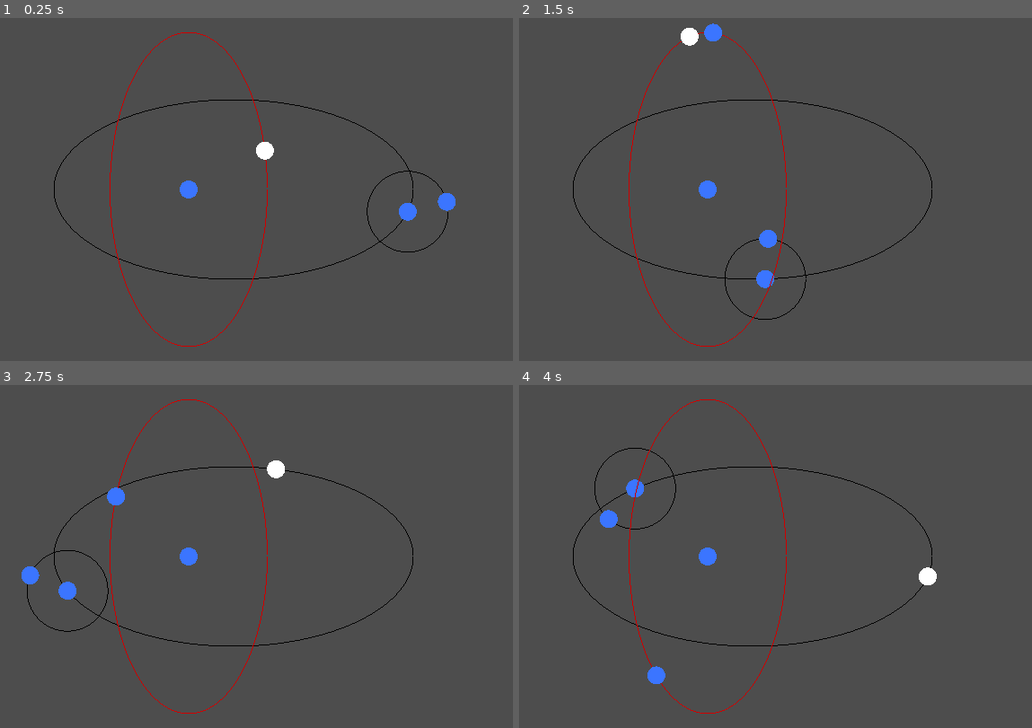
Above: before the commit, frames 1-4 (two rows, left to right).
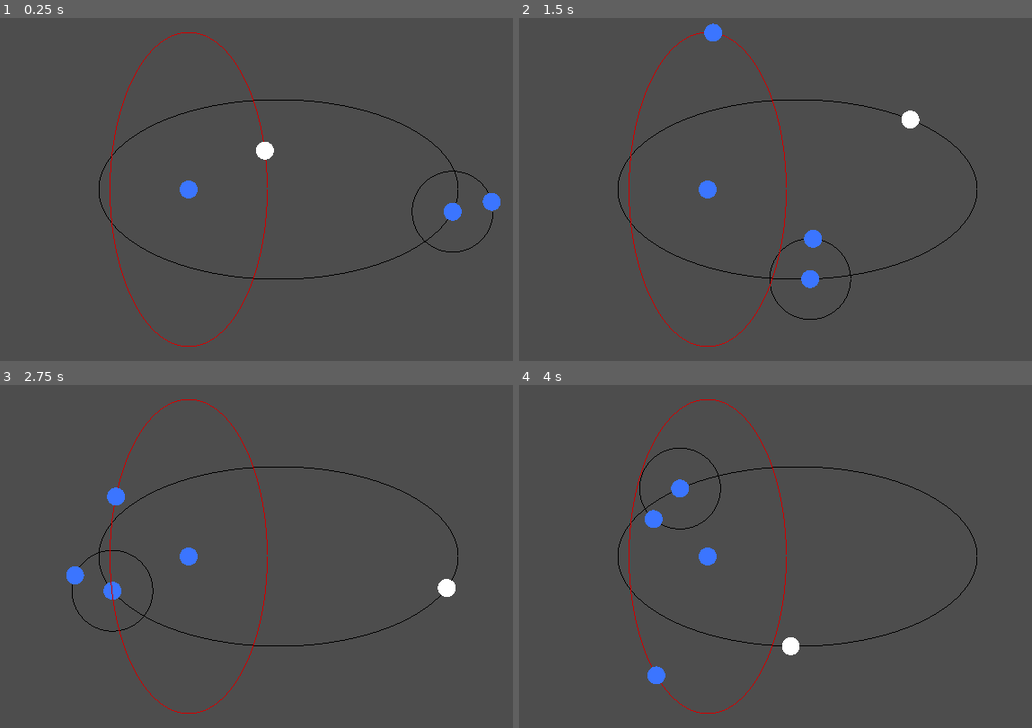
Above: after the commit, the same moments.

Repository: gazzythehag/GameJam2025
Game: Godot game, scene res://scenes/testscene.tscn
Two runs of this game, one before a commit and one after it. Both use one fixed random seed, a clock stepped at 60 frames per second and the inputs below.
Inputs:
- Up to frame 1 (0.25 s): no input
- Up to frame 2 (1.5 s): hold Up (ui_up) 0.53-1.28 s; hold Down (ui_down) from 1.28 s (still down)
- Up to frame 3 (2.75 s): release Down (ui_down) at 2.03 s; hold Up (ui_up) from 2.03 s (still down)
- Up to frame 4 (4 s): release Up (ui_up) at 3.53 s; hold Down (ui_down) from 3.53 s (still down)

The runs differ from the first frame. In frame 1, 1.5% of the frame differs, in the area x 10-98%, y 23-77%; in frame 2, 1.8%, in the area x 10-90%, y 2-88%; in frame 3, 1.8%; in frame 4, 1.8%.

Commit message:
Made ellipses work better

Diff:
--- a/scenes/testlevel.tscn
+++ b/scenes/testlevel.tscn
@@ -13,10 +13,14 @@
 [node name="orbit" parent="moon_center" instance=ExtResource("2_tk4fv")]
 orbit_radius = 40
 orbit_colour = Color(0, 0, 1, 1)
+ellipse_a = 1.0
+ellipse_b = 1.0
 mode = 1
 
 [node name="nonorbit" parent="moon_center" instance=ExtResource("2_d1yrw")]
 angular_speed = 1.0
+ellipse_a = 1.0
+ellipse_b = 1.0
 mode = 1
 
 [node name="moon_center" parent="moon_center/nonorbit" instance=ExtResource("1_t8otd")]
--- a/scenes/testscene.tscn
+++ b/scenes/testscene.tscn
@@ -13,7 +13,7 @@
 angular_speed = 1.0
 ellipse_a = 2.0
 ellipse_b = 1.0
-ellipse_h = 0.5
+ellipse_h = 1.0
 mode = 2
 
 [node name="moon_center" parent="moon_center/orbit" instance=ExtResource("1_qj3mv")]
--- a/scripts/player.gd
+++ b/scripts/player.gd
@@ -23,26 +23,20 @@
 
 func jump_orbit_inward():
 	var closest_ring: Object = get_closest_ring(true)
-	var line_to_me = closest_ring.global_position - global_position
-	if (line_to_me.x < 0):
-		loop_progress = atan(line_to_me.y/line_to_me.x)
-	else:
-		loop_progress = atan(line_to_me.y/line_to_me.x) + PI
 	if closest_ring != parent_ring:
+		loop_progress = closest_ring.get_ellipse_angle(global_position)
 		reparent(closest_ring)
 		parent_ring = closest_ring
 
 func jump_orbit_outward():
 	var closest_ring: Object = get_closest_ring(false)
-	var line_to_me = closest_ring.global_position - global_position
-	if (line_to_me.x < 0):
-		loop_progress = atan(line_to_me.y/line_to_me.x)
-	else:
-		loop_progress = atan(line_to_me.y/line_to_me.x) + PI
 	if closest_ring != parent_ring:
+		loop_progress = closest_ring.get_ellipse_angle(global_position)
 		reparent(closest_ring)
 		parent_ring = closest_ring
 
+# Returns the nearest ring within range to the player
+# If all rings are out of range, returns the parent ring (the one which the player is currently on)
 func get_closest_ring(inward: bool) -> Object:
 	var closest_ring: Object
 	var closest: float = 2000000 #temp, just trying to puzzle this out
--- a/scripts/ring.gd
+++ b/scripts/ring.gd
@@ -10,6 +10,7 @@
 @export var ellipse_b: float = 1.0
 @export var ellipse_h: float = 0.0
 @export var ellipse_k: float = 0.0
+var ellipse_c: float
 ## var loop_progress: float = 0 <-- MOVED TO MOONS
 
 enum MODES { FIXED, CLOCKWISE, COUNTERCLOCKWISE }
@@ -20,6 +21,7 @@
 
 # Called when the node enters the scene tree for the first time.
 func _ready() -> void:
+	ellipse_c = sqrt(ellipse_a*ellipse_a - ellipse_b*ellipse_b)
 	for moon in moons: ## set initial position of moon (if fixed, it won't be set on the orbit)
 		moon.position = Vector2(orbit_radius, 0)
 		#moon.translate(Vector2(orbit_radius, 0))
@@ -57,13 +59,22 @@
 	for moon in moons:
 		moon.position = get_ellipse_position(moon.loop_progress)
 
+# Returns the closest position on this ring's ellipse to a point passed to the function
 func get_closest_pos(other_pos: Vector2) -> Vector2:
-	var line_to_pos: Vector2 = global_position - other_pos
-	var angle_to_pos: float = PI+line_to_pos.angle()
-	var pos = get_ellipse_position(angle_to_pos) + global_position
+	var line_to_pos: Vector2 = other_pos - (global_position + orbit_radius*Vector2(ellipse_h, ellipse_k) )
+	var dist: float = line_to_pos.length()
+	var angle_from_centre: float = line_to_pos.angle()
+	var pos = get_ellipse_position(angle_from_centre) + global_position
 	return pos
 
 # This function takes in an angle theta and then returns the x,y position on an ellipse
 func get_ellipse_position(theta: float) -> Vector2:
 	var ell_pos: Vector2 = orbit_radius * Vector2(ellipse_a * cos(theta) + ellipse_h, ellipse_b * sin(theta) + ellipse_k)
 	return ell_pos
+
+# Takes a position of another object and returns the angle of the vector pointing to that position
+# from the ellipse's perspective
+func get_ellipse_angle(other_pos: Vector2) -> float:
+	var line_to_pos: Vector2 = other_pos - (global_position + orbit_radius*Vector2(ellipse_h, ellipse_k) )
+	var angle_to_pos: float = line_to_pos.angle()
+	return angle_to_pos
Not shown: 1 places in scenes/testlevel.tscn that only renumber resources
